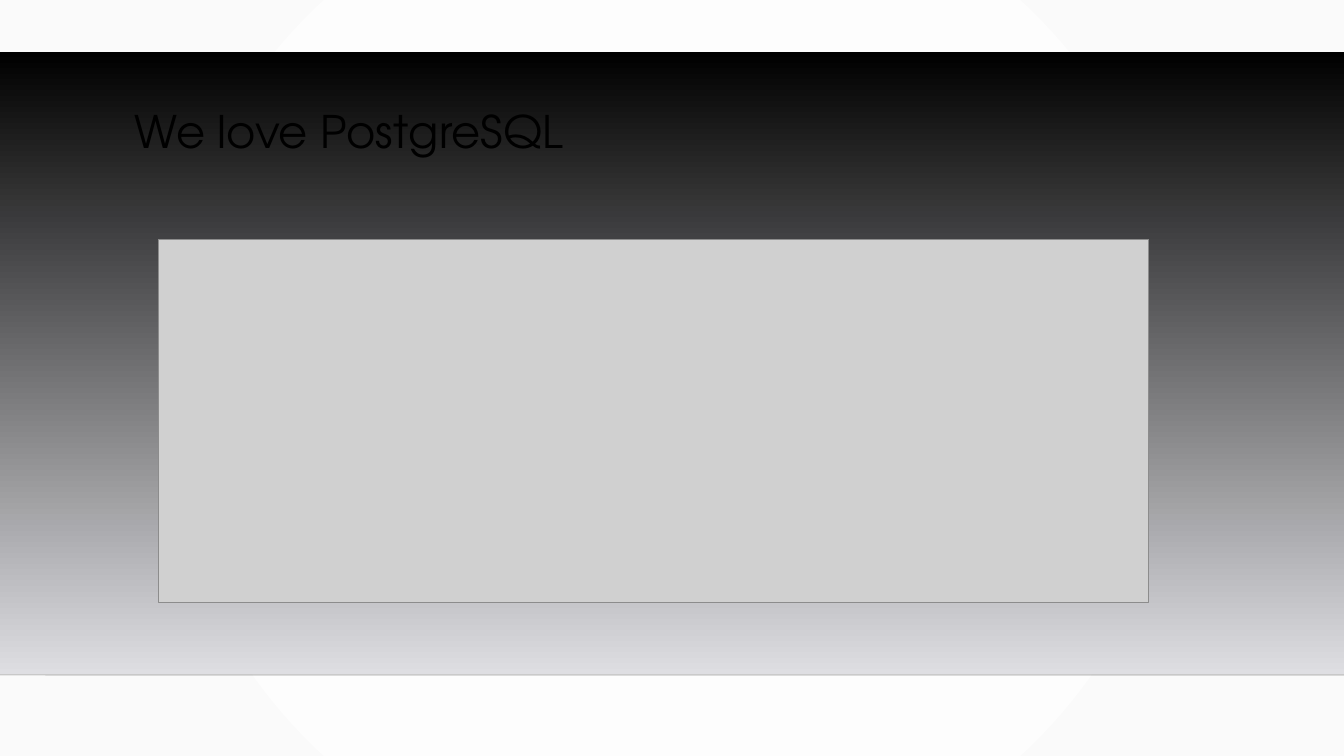
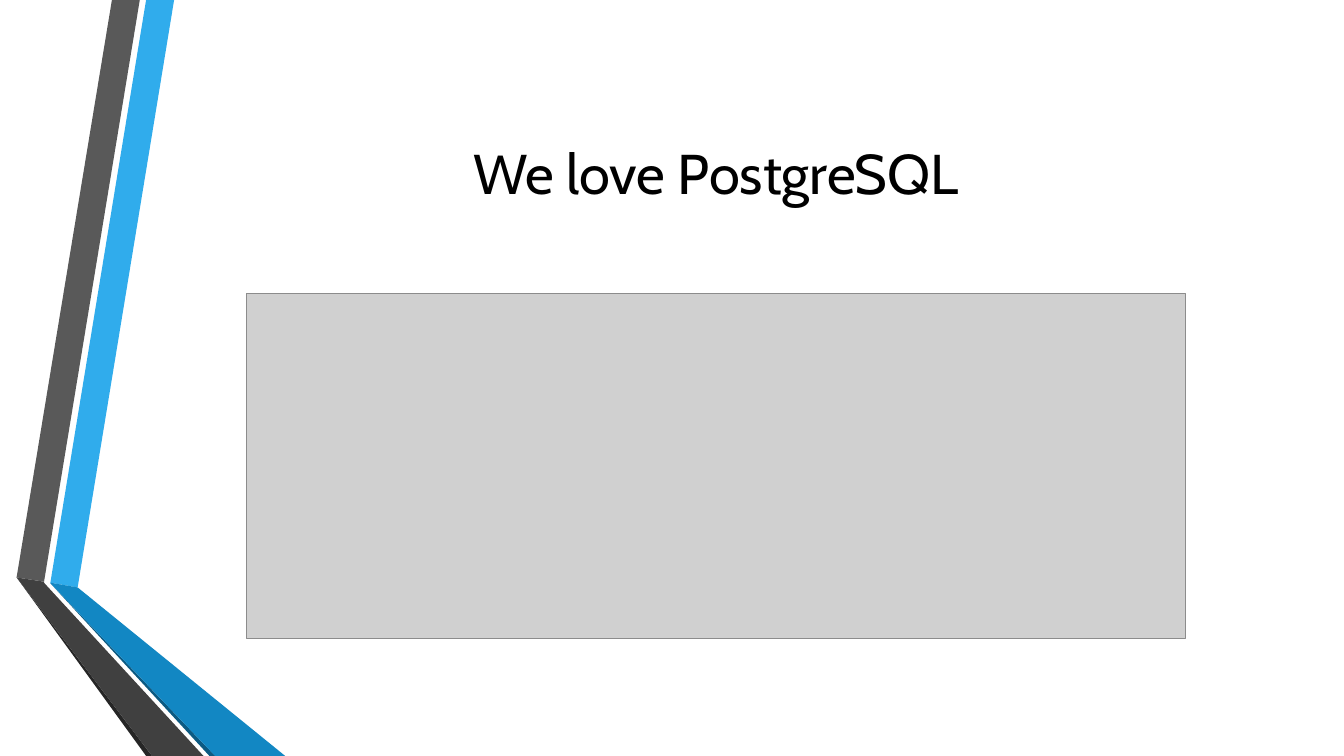
Before and after one commit to TomG007/gis5577, a slide deck: slide 5 of GIS5577.odp. Drawn at 1344x756 pixels with LibreOffice and Linux fonts; fonts in the diff are those of the drawing; grey boxes stand for pictures; background and template pictures are left out. Boxes give left, top, right and bottom in pixels: in the first picture for what was removed or moved away, otherwise in the second. Text is boxed around its words. In the diff, an @@ line names an element or a change of style, - is before the commit and + after.

```diff
--- a/GIS5577.odp
+++ b/GIS5577.odp
@@ background gradient #FFFFFF to #FAFAFA to picture (left out) @@
@@ freeform shape removed at [0, 51, 1344, 675] @@
@@ title "We love PostgreSQL": place and size @@
-title "We love PostgreSQL" at [135, 95, 562, 172]
+title "We love PostgreSQL" at [473, 152, 959, 207]
@@ title "We love PostgreSQL" at [473, 152, 959, 207]: size 32 to 40 pt, font TeX Gyre Adventor to Cabin; alignment left to centre; line spacing 0.9 to 1; vertical alignment top to middle @@
@@ picture: place and size @@
-picture at [159, 239, 1149, 602]
+picture at [246, 294, 1186, 639]
@@ group added at [16, 0, 285, 756]: 6 freeform shapes @@
@@ line removed from (0, 675) to (1344, 675) @@
```
Also in this commit, not shown: 7 other slides changed, 3 other files.
